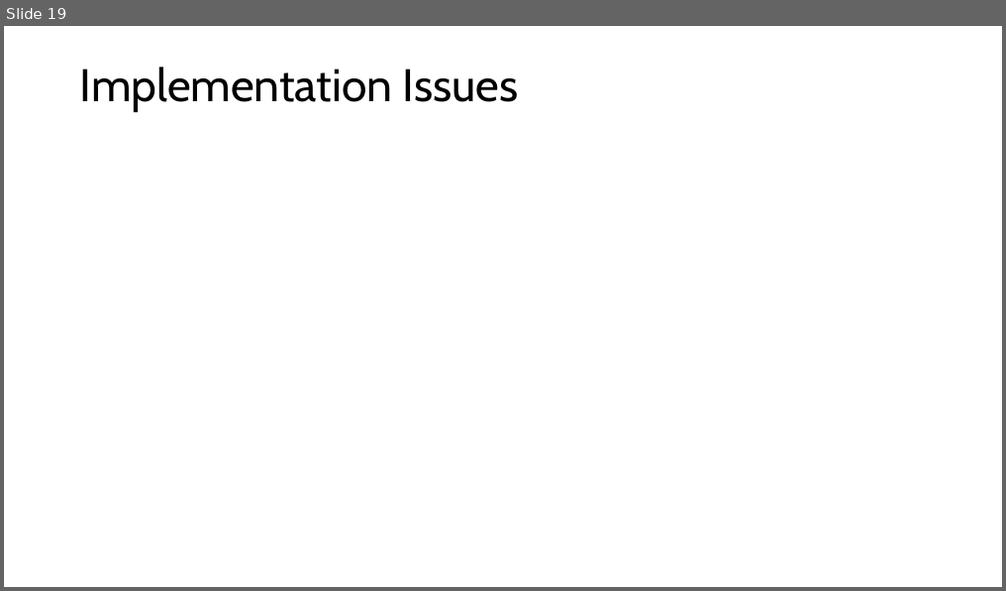
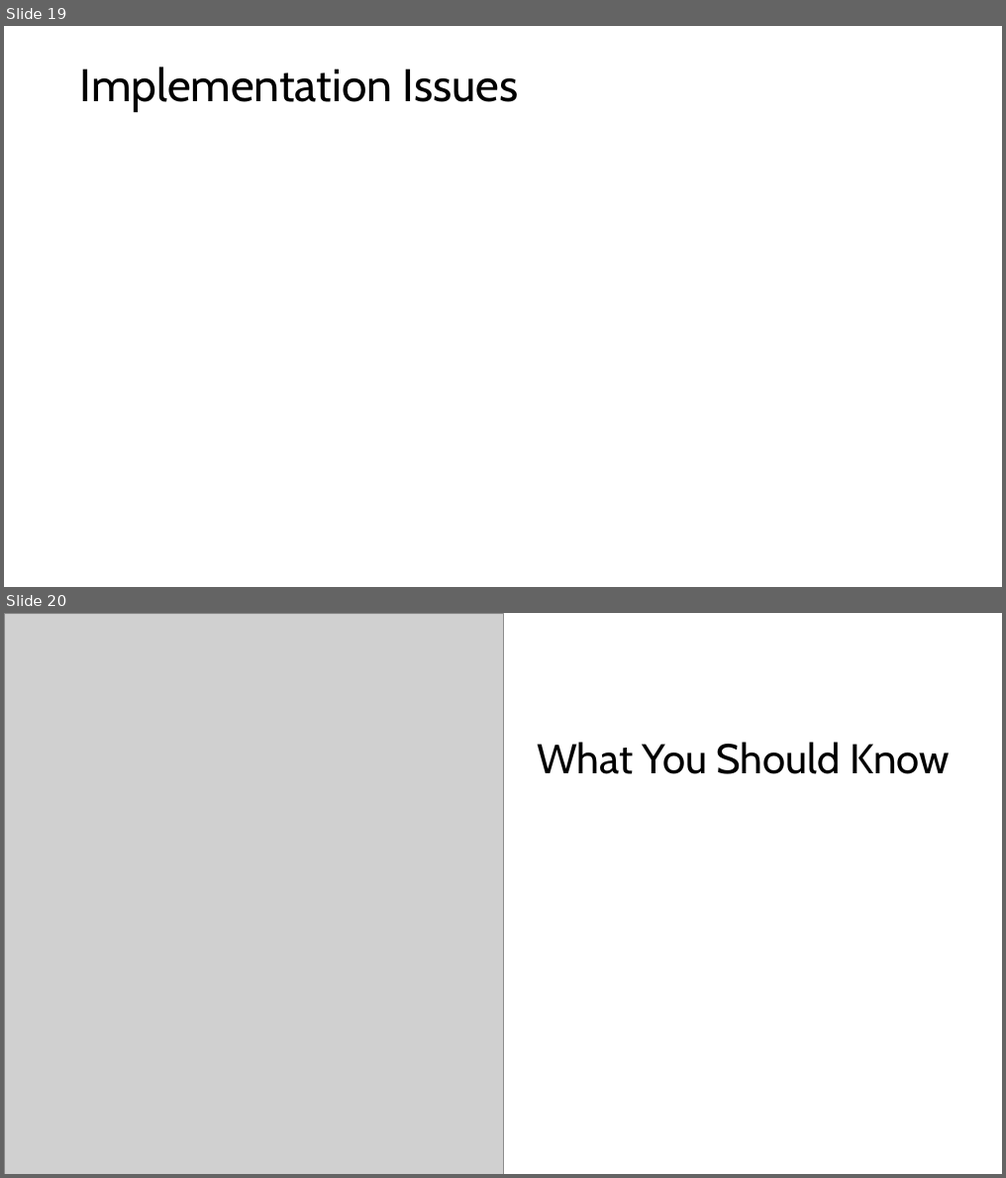
Before and after one commit to mhahsler/Introduction_to_Reinforcement_Learning, a slide deck: slides/Lecture_Chapter12.pptx. Shown one above the other, each under a label of ours: slide 19 before the commit, slides 19 and 20 after it. The pictures are 1006x591 and 1006x1178 pixels, drawn with LibreOffice and Linux fonts; fonts in the diff are those of the drawing; grey boxes stand for pictures. Boxes give left, top, right and bottom in pixels: in the first picture for what was removed or moved away, otherwise in the second. Text is boxed around its words. In the diff, an @@ line names an element or a change of style, - is before the commit and + after.

```diff
--- a/slides/Lecture_Chapter12.pptx
+++ b/slides/Lecture_Chapter12.pptx
@@ slide 20 added at [4, 613, 1002, 1174], background #FFFFFF @@
@@ picture added at [4, 613, 503, 1174] @@
@@ title added at [537, 742, 949, 774], 40 pt, text #000000 @@
+What You Should Know
```
Also in this commit, not shown: 1 slide changed, 1 slide removed, 3 other files.
